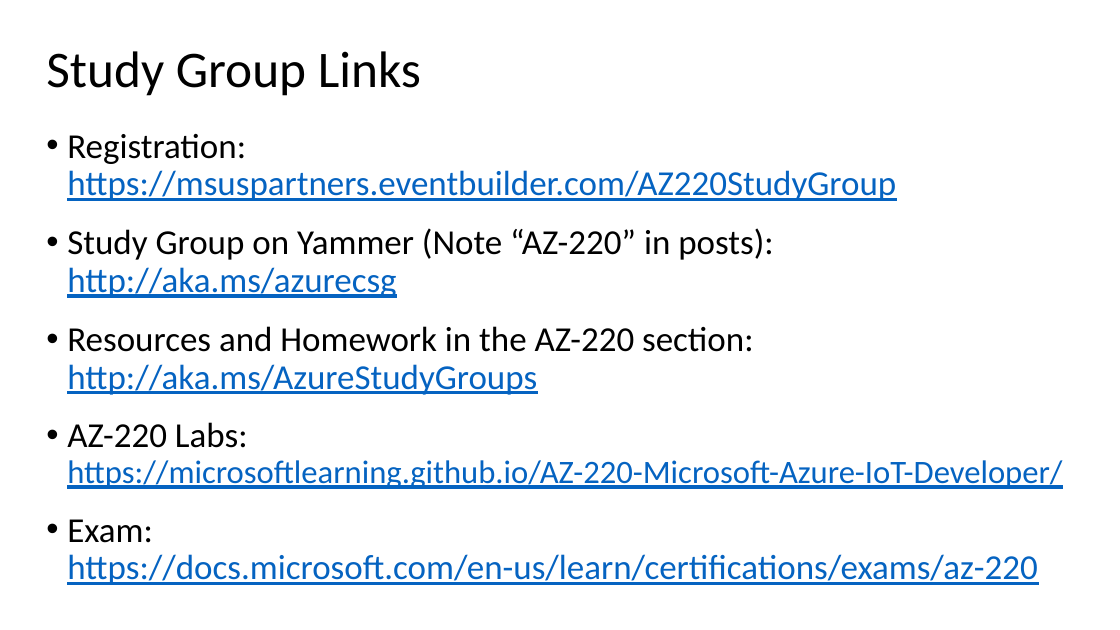
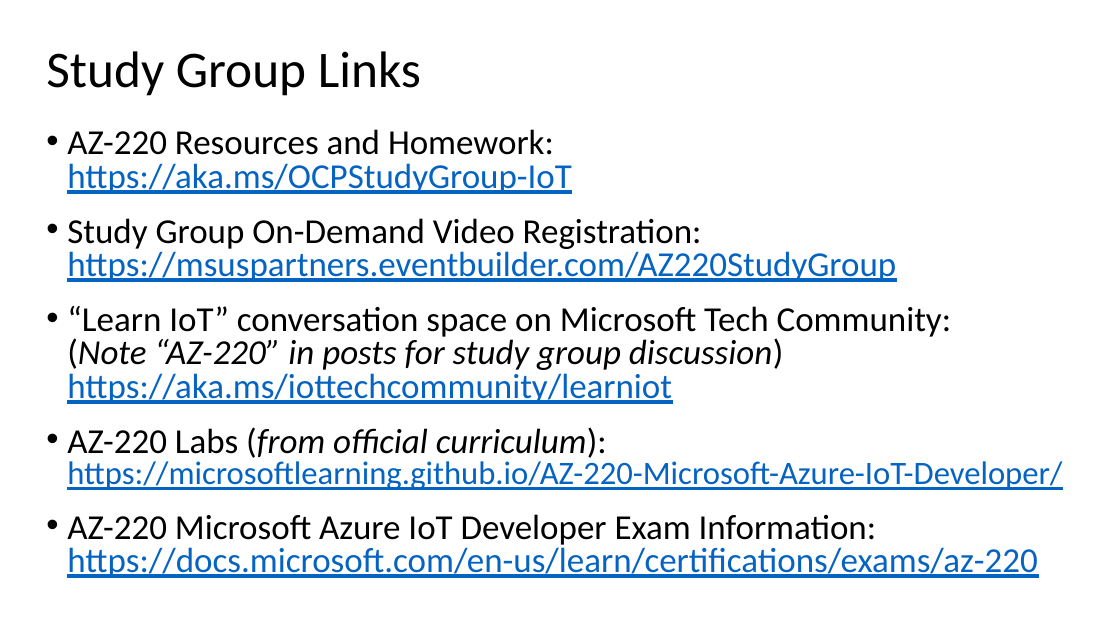
Before and after one commit to one-commercial-partner/OCPScale, a slide deck: slide 15 of docs/Azure/StudyGroups/AZ-220/AZ220ExamStudyGroup-Kickoff.pptx. Drawn at 1120x630 pixels with LibreOffice and Linux fonts; fonts in the diff are those of the drawing. Boxes give left, top, right and bottom in pixels: in the first picture for what was removed or moved away, otherwise in the second. Text is boxed around its words. In the diff, an @@ line names an element or a change of style, - is before the commit and + after.

```diff
--- a/docs/Azure/StudyGroups/AZ-220/AZ220ExamStudyGroup-Kickoff.pptx
+++ b/docs/Azure/StudyGroups/AZ-220/AZ220ExamStudyGroup-Kickoff.pptx
@@ text at <box>67,129,1062,578</box>: text changed @@
-• Registration:
-  https://msuspartners.eventbuilder.com/AZ220StudyGroup
-• Study Group on Yammer (Note “AZ-220” in posts):
-  http://aka.ms/azurecsg
-• Resources and Homework in the AZ-220 section: http://aka.ms/AzureStudyGroups
-• AZ-220 Labs:
-  https://microsoftlearning.github.io/AZ-220-Microsoft-Azure-IoT-Developer/
-• Exam:
-  https://docs.microsoft.com/en-us/learn/certifications/exams/az-220
+• AZ-220 Resources and Homework:
+  https://aka.ms/OCPStudyGroup-IoT
+• Study Group On-Demand Video Registration:
+  https://msuspartners.eventbuilder.com/AZ220StudyGroup
+• “Learn IoT” conversation space on Microsoft Tech Community:
+  (Note “AZ-220” in posts for study group discussion)
+  https://aka.ms/iottechcommunity/learniot
+• AZ-220 Labs (from official curriculum):
+  https://microsoftlearning.github.io/AZ-220-Microsoft-Azure-IoT-Developer/
+• AZ-220 Microsoft Azure IoT Developer Exam Information:
+  https://docs.microsoft.com/en-us/learn/certifications/exams/az-220
```
Also in this commit, not shown: 4 other slides changed.
